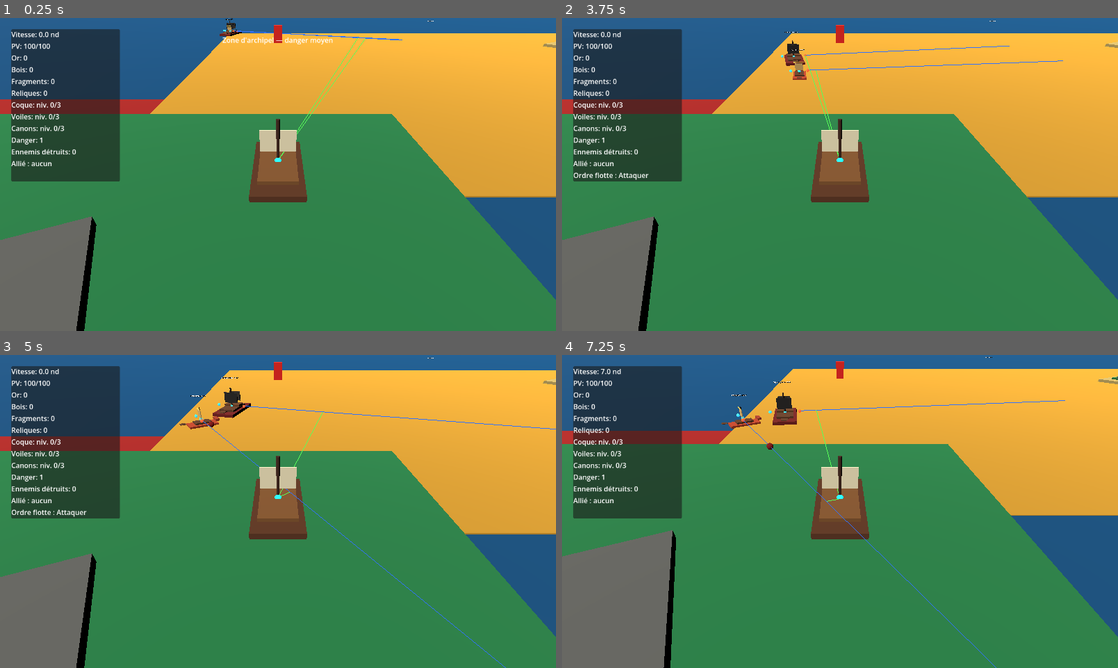
Above: before the commit, frames 1-4 (two rows, left to right).
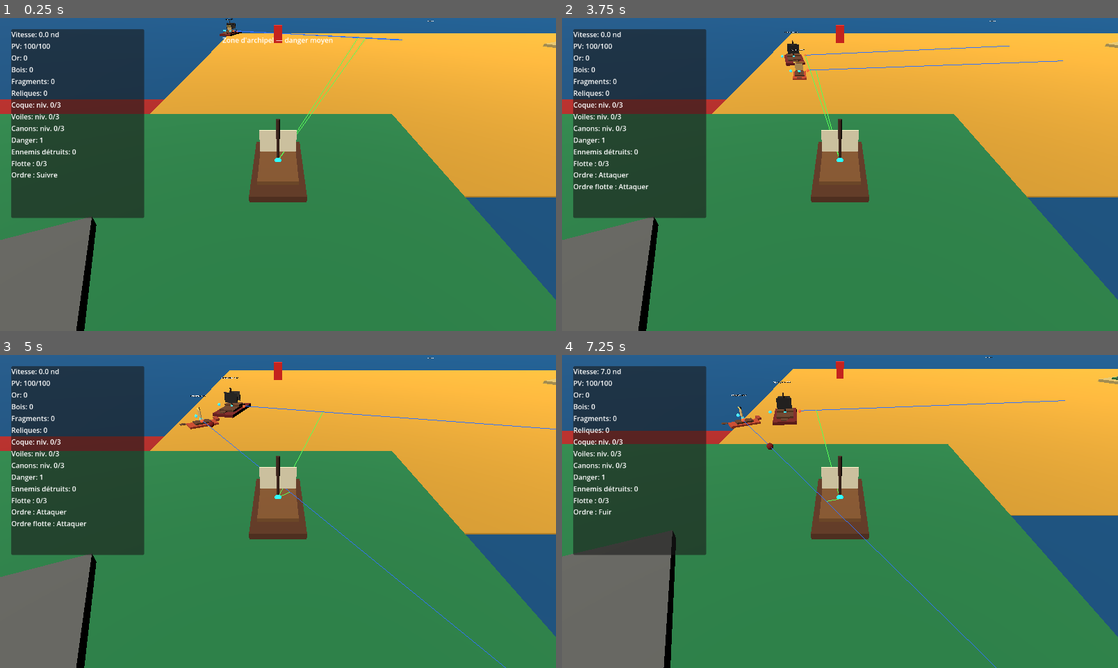
Above: after the commit, the same moments.

Repository: blou132/jeux-pirate
Game: Godot game, scene res://scenes/world/World.tscn
Same seed, same stepped clock (60 frames per second), same inputs: the game is played once before the commit and once after it.
Inputs (mouse positions are in pixels of both pictures, inside the frame that each line leads up to):
- Up to frame 1 (0.25 s): no input
- Up to frame 2 (3.75 s): tap Enter at 0.5 s; move the mouse to (962, 158) at 0.52 s; hold D 0.53-1.25 s; tap R at 0.6 s; click (962, 158) at 0.67 s; drag from (728, 190) to (812, 237) at 1.27 s; move the mouse to (895, 105) at 2.02 s; hold D 2.03-2.75 s; hold Q 2.03-2.75 s; drag from (812, 237) to (673, 127) at 2.77 s; move the mouse to (1006, 221) at 3.52 s; hold A from 3.53 s (still down); tap G at 3.6 s
- Up to frame 3 (5 s): release A at 4.25 s; drag from (111, 464) to (194, 433) at 4.27 s
- Up to frame 4 (7.25 s): move the mouse to (867, 511) at 5.02 s; hold S 5.03-5.75 s; tap J at 5.1 s; click (867, 511) at 5.17 s; drag from (756, 433) to (728, 527) at 5.77 s; move the mouse to (962, 495) at 6.52 s; hold W from 6.53 s (still down); tap R at 6.6 s

The runs differ from the first frame. In frame 1, 5.2% of the frame differs, in the area x 2-26%, y 3-64%; in frame 2, 5.2%; in frame 3, 5.2%; in frame 4, 5.1%.

Commit message:
feat: show fleet status in HUD

Diff:
--- a/scenes/ui/HUD.tscn
+++ b/scenes/ui/HUD.tscn
@@ -8,8 +8,8 @@
 [node name="MarginContainer" type="MarginContainer" parent="."]
 offset_left = 16.0
 offset_top = 16.0
-offset_right = 286.0
-offset_bottom = 386.0
+offset_right = 342.0
+offset_bottom = 470.0
 theme_override_constants/margin_left = 10
 theme_override_constants/margin_top = 10
 theme_override_constants/margin_right = 10
@@ -68,7 +68,8 @@
 
 [node name="AllyLabel" type="Label" parent="MarginContainer/PanelContainer/VBoxContainer"]
 layout_mode = 2
-text = "Allié : aucun"
+text = "Flotte : 0/3"
+autowrap_mode = 3
 
 [node name="QuestLabel" type="Label" parent="MarginContainer/PanelContainer/VBoxContainer"]
 layout_mode = 2
--- a/scripts/ui/HUD.gd
+++ b/scripts/ui/HUD.gd
@@ -18,6 +18,7 @@
 
 var _player: Node
 var _ally_ship: Node
+var _fleet_manager: Node
 var _game_state: Node
 var _upgrade_system: Node
 var _quest_system: Node
@@ -36,7 +37,7 @@
 	_connect_upgrade_system()
 	_connect_quest_system()
 	call_deferred("_bind_player_from_tree")
-	call_deferred("_bind_ally_from_tree")
+	call_deferred("_bind_fleet_from_tree")
 
 
 func set_player(player: Node) -> void:
@@ -56,8 +57,25 @@
 
 
 func _bind_ally_from_tree() -> void:
+	if _fleet_manager != null and is_instance_valid(_fleet_manager):
+		return
+
 	var ally_ship := get_tree().get_first_node_in_group("ally_ships")
 	set_ally_ship(ally_ship)
+
+
+func _bind_fleet_from_tree() -> void:
+	var fleet_manager: Node
+	var world := get_tree().current_scene
+	if world != null and world.has_method("get_fleet_manager"):
+		fleet_manager = world.get_fleet_manager()
+	if fleet_manager == null:
+		fleet_manager = get_tree().get_first_node_in_group("fleet_manager")
+
+	if fleet_manager != null:
+		set_fleet_manager(fleet_manager)
+	else:
+		_bind_ally_from_tree()
 
 
 func _connect_player() -> void:
@@ -97,6 +115,10 @@
 
 
 func set_ally_ship(ally_ship: Node) -> void:
+	if _fleet_manager != null and is_instance_valid(_fleet_manager):
+		_refresh_ally_status()
+		return
+
 	if _ally_ship == ally_ship:
 		_refresh_ally_status()
 		return
@@ -107,6 +129,17 @@
 	_refresh_ally_status()
 
 
+func set_fleet_manager(fleet_manager: Node) -> void:
+	if _fleet_manager == fleet_manager:
+		_refresh_ally_status()
+		return
+
+	_disconnect_fleet_manager()
+	_fleet_manager = fleet_manager
+	_connect_fleet_manager()
+	_refresh_ally_status()
+
+
 func _connect_ally() -> void:
 	if _ally_ship == null:
 		return
@@ -133,6 +166,40 @@
 		_ally_ship.disconnect("destroyed", destroyed_callback)
 
 
+func _connect_fleet_manager() -> void:
+	if _fleet_manager == null:
+		return
+
+	var fleet_callback := Callable(self, "_on_fleet_changed")
+	if _fleet_manager.has_signal("fleet_changed") and not _fleet_manager.is_connected("fleet_changed", fleet_callback):
+		_fleet_manager.connect("fleet_changed", fleet_callback)
+
+	var order_callback := Callable(self, "_on_fleet_order_changed")
+	if _fleet_manager.has_signal("fleet_order_changed") and not _fleet_manager.is_connected("fleet_order_changed", order_callback):
+		_fleet_manager.connect("fleet_order_changed", order_callback)
+
+
+func _disconnect_fleet_manager() -> void:
+	if _fleet_manager == null or not is_instance_valid(_fleet_manager):
+		return
+
+	var fleet_callback := Callable(self, "_on_fleet_changed")
+	if _fleet_manager.has_signal("fleet_changed") and _fleet_manager.is_connected("fleet_changed", fleet_callback):
+		_fleet_manager.disconnect("fleet_changed", fleet_callback)
+
+	var order_callback := Callable(self, "_on_fleet_order_changed")
+	if _fleet_manager.has_signal("fleet_order_changed") and _fleet_manager.is_connected("fleet_order_changed", order_callback):
+		_fleet_manager.disconnect("fleet_order_changed", order_callback)
+
+
+func _on_fleet_changed() -> void:
+	_refresh_ally_status()
+
+
+func _on_fleet_order_changed(_order_id: String, _order_label: String) -> void:
+	_refresh_ally_status()
+
+
 func _on_ally_health_changed(_current_health: int, _max_health: int) -> void:
 	_refresh_ally_status()
 
@@ -143,6 +210,12 @@
 
 
 func _refresh_ally_status() -> void:
+	if _fleet_manager != null and is_instance_valid(_fleet_manager):
+		if _fleet_manager.has_method("get_fleet_status_lines"):
+			var fleet_lines: Array = _fleet_manager.get_fleet_status_lines(3)
+			ally_label.text = _join_quest_lines(fleet_lines)
+			return
+
 	if _ally_ship == null or not is_instance_valid(_ally_ship):
 		ally_label.text = "Allié : aucun"
 		return
